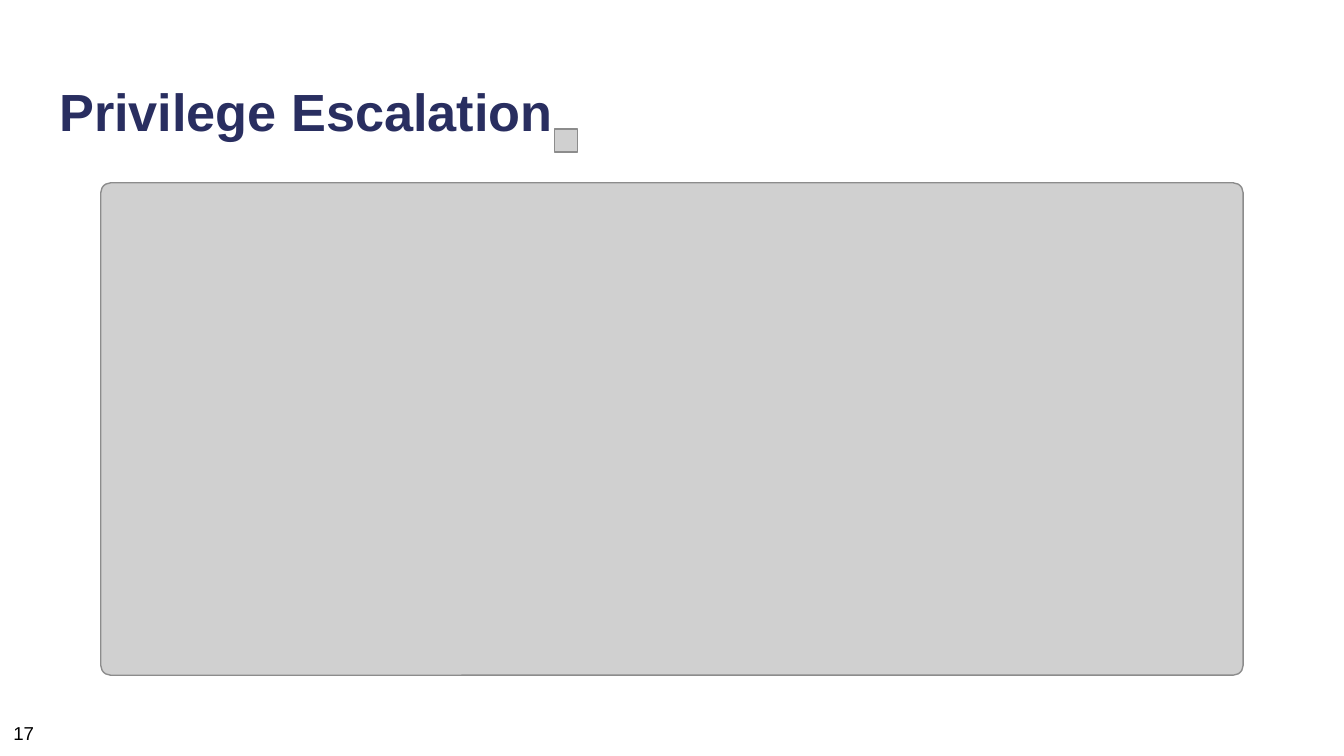
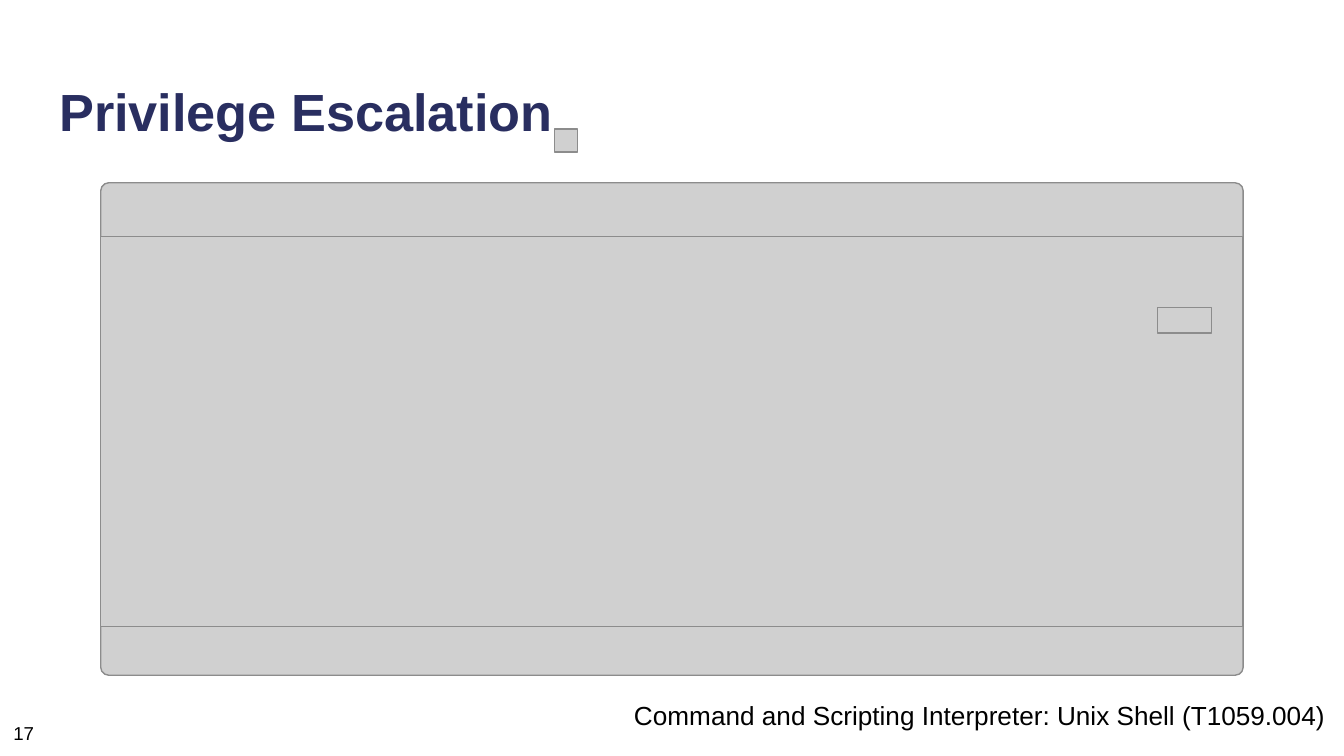
Before and after one commit to neubert-simon/auv-final-report, a slide deck: slide 52 of Final Presentation/ICS_Praesentationsfolien.pptx (slide 60 before the commit). Drawn at 1344x756 pixels with LibreOffice and Linux fonts; fonts in the diff are those of the drawing; grey boxes stand for pictures. Boxes give left, top, right and bottom in pixels: in the first picture for what was removed or moved away, otherwise in the second. Text is boxed around its words. In the diff, an @@ line names an element or a change of style, - is before the commit and + after.

```diff
--- a/Final Presentation/ICS_Praesentationsfolien.pptx
+++ b/Final Presentation/ICS_Praesentationsfolien.pptx
@@ picture added at (101,183,1243,675) @@
@@ picture added at (101,237,1243,628) @@
@@ picture added at (1157,308,1211,333) @@
@@ text added at (634,706,1325,730), 14 pt, text #000000 @@
+Command and Scripting Interpreter: Unix Shell (T1059.004)
```
Also in this commit, not shown: 12 other slides changed, 5 slides added, 10 slides removed.
